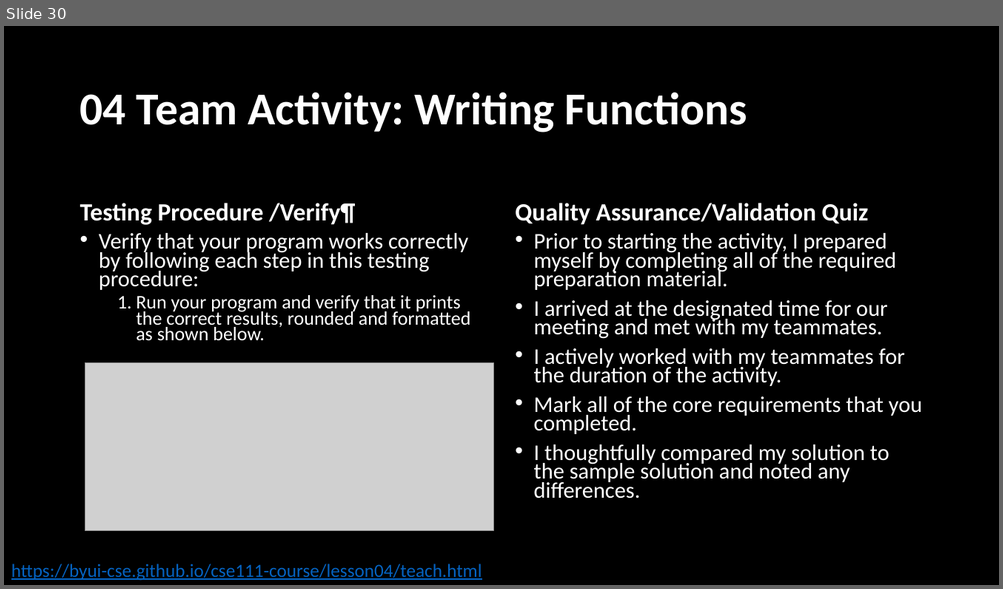
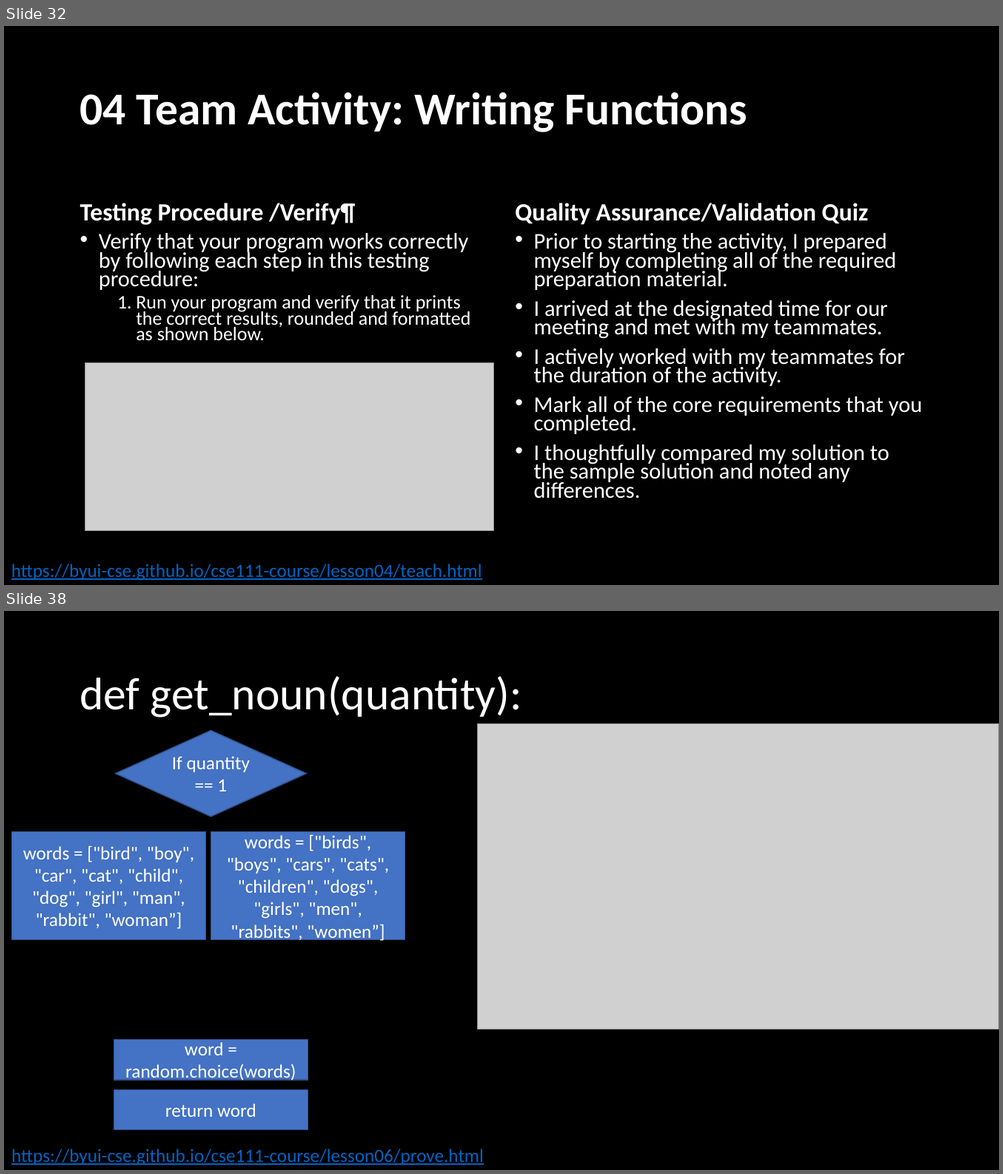
Before and after one commit to BroClements/CSE111ProgwFunctions, a slide deck: CSE111W04_FunctionDetails.pptx. Shown one above the other, each under a label of ours: slide 30 before the commit, slides 32 and 38 after it; the slides between them are not shown. The pictures are 1003x589 and 1003x1174 pixels, drawn with LibreOffice and Linux fonts; fonts in the diff are those of the drawing; grey boxes stand for pictures. Boxes give left, top, right and bottom in pixels: in the first picture for what was removed or moved away, otherwise in the second. Text is boxed around its words. In the diff, an @@ line names an element or a change of style, - is before the commit and + after.

```diff
--- a/CSE111W04_FunctionDetails.pptx
+++ b/CSE111W04_FunctionDetails.pptx
@@ slide 38 added at [4, 611, 999, 1170], background #000000 @@
@@ title added at [79, 676, 522, 718], 44 pt, text #FFFFFF @@
+def get_noun(quantity):
@@ diamond added at [115, 730, 306, 816], fill #4472C4, outline #325491 1 pt, 18 pt, text #FFFFFF @@
+If quantity == 1
@@ picture added at [478, 723, 999, 1030] @@
@@ rectangle added at [11, 832, 205, 940], fill #4472C4, outline #325491 1 pt, 18 pt, text #FFFFFF @@
+words = ["bird", "boy", "car", "cat", "child", "dog", "girl", "man", "rabbit", "woman”]
@@ rectangle added at [210, 832, 404, 940], fill #4472C4, outline #325491 1 pt, 18 pt, text #FFFFFF @@
+words = ["birds", "boys", "cars", "cats", "children", "dogs", "girls", "men", "rabbits", "women”]
@@ rectangle added at [114, 1040, 307, 1080], fill #4472C4, outline #325491 1 pt, 18 pt, text #FFFFFF @@
+word = random.choice(words)
@@ rectangle added at [114, 1090, 307, 1130], fill #4472C4, outline #325491 1 pt, 18 pt, text #FFFFFF @@
+return word
@@ text added at [11, 1149, 484, 1166], 18 pt, text #0563C1, underline @@
+https://byui-cse.github.io/cse111-course/lesson06/prove.html
@@ what was slide 30 is now slide 32 @@
```
Also in this commit, not shown: 2 slides changed, 14 other slides added, 2 slides removed, 2 other files.
